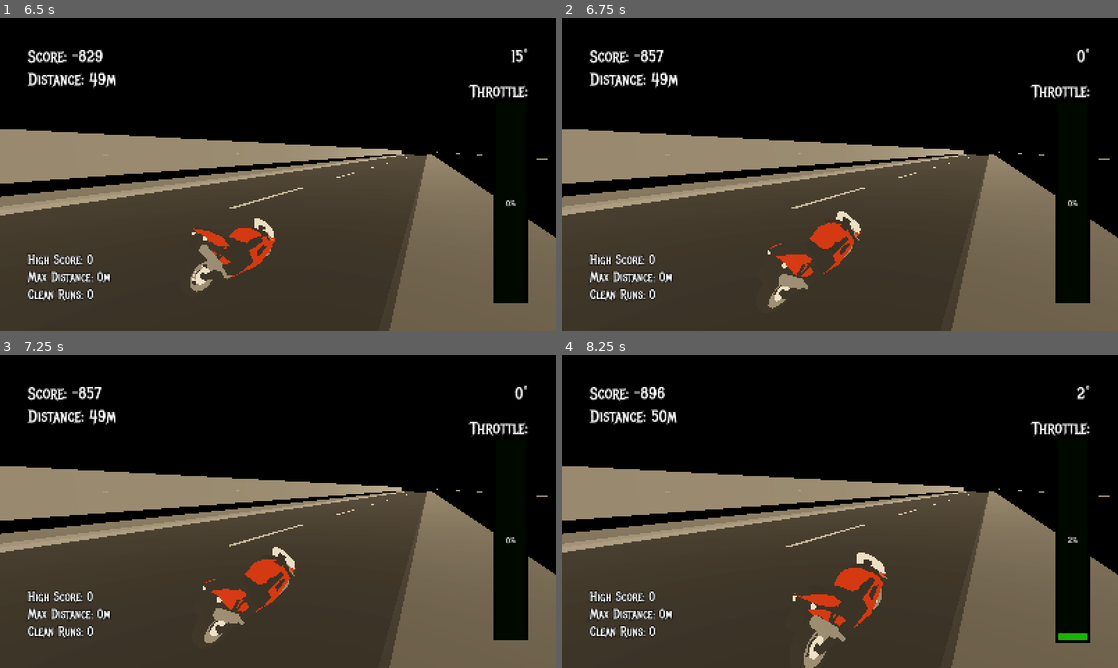
Above: before the commit, frames 1-4 (two rows, left to right).
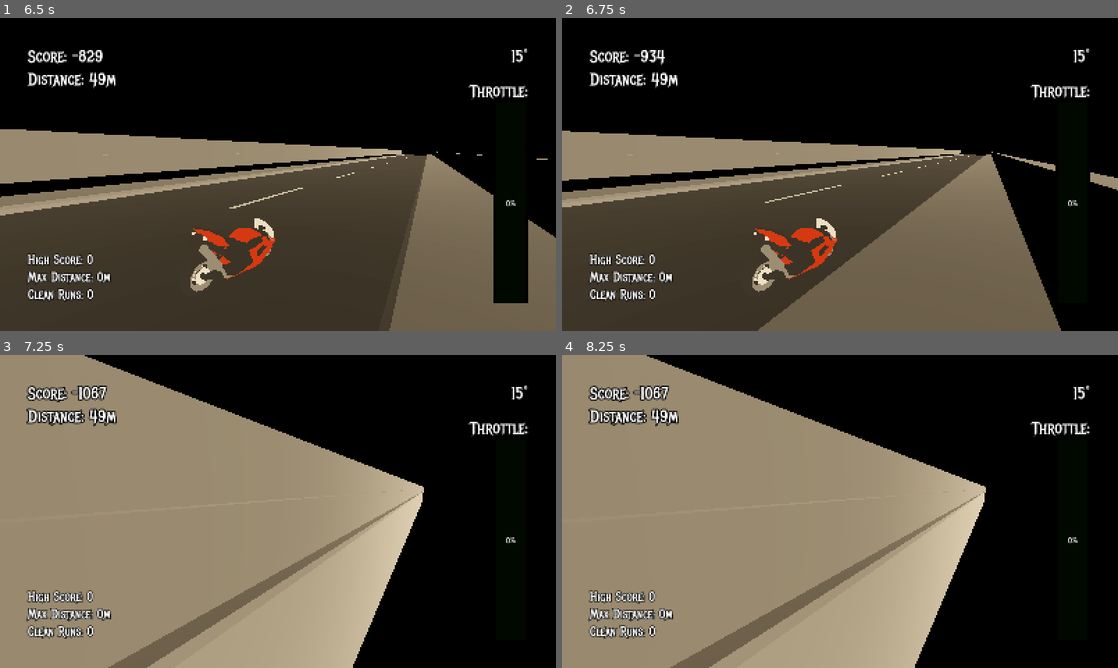
Above: after the commit, the same moments.

Repository: ssebs/DankNooner
Game: Godot game, scene res://scenes/main_game.tscn
Same seed, same stepped clock (60 frames per second), same inputs: the game is played once before the commit and once after it.
Inputs (mouse positions are in pixels of both pictures, inside the frame that each line leads up to):
- Up to frame 1 (6.5 s): click "Play" at 0.5 s; tap Enter at 1.25 s; move the mouse to (305, 174) at 1.27 s; hold W (lean_forward) from 1.28 s (still down); click (305, 174) at 1.42 s; move the mouse to (250, 174) at 2.02 s; move the mouse to (289, 168) at 2.77 s; move the mouse to (272, 180) at 3.52 s; click (272, 180) at 3.67 s; tap Space (brake) at 4.25 s; move the mouse to (316, 177) at 4.27 s; move the mouse to (233, 171) at 5.02 s; move the mouse to (283, 174) at 5.77 s; click (283, 174) at 5.92 s
- Up to frame 2 (6.75 s): move the mouse to (817, 168) at 6.52 s; release W (lean_forward) at 6.53 s; hold D (lean_right) from 6.53 s (still down)
- Up to frame 3 (7.25 s): keep holding D (lean_right)
- Up to frame 4 (8.25 s): move the mouse to (867, 511) at 7.27 s; release D (lean_right) at 7.28 s; hold W (lean_forward) from 7.28 s (still down); move the mouse to (812, 511) at 8.02 s; click (812, 511) at 8.17 s

Frame 1 is identical in both runs. In frame 2, 20% of the frame differs, in the area x 0-100%, y 10-100%; in frame 3, 61%, in the area x 0-100%, y 0-100%; in frame 4, 61%.

Commit message:
move bike out of the way

Diff:
--- a/scenes/motorcycle.gd
+++ b/scenes/motorcycle.gd
@@ -4,7 +4,7 @@
 
 @onready var anim_player: AnimationPlayer = %AnimationPlayer
 @onready var rotate_point: Node3D = %RotatePoint
-@onready var camera: Camera3D = $SpringArm3D/Camera3D
+@onready var camera: Camera3D = %Camera3D
 @onready var audio_player: AudioStreamPlayer = $AudioStreamPlayer
 
 var gravity = 50
@@ -62,9 +62,11 @@
         # todo: check if we're on the edge of the road, if so crash
         match input_info['swerve_dir']:
             "left":
-                anim_player.play("swerve_left")
+                # anim_player.play("swerve_left")
+                self.position.x -= 8 * delta
             "right":
-                anim_player.play("swerve_right")
+                # anim_player.play("swerve_right")
+                self.position.x += 8 * delta
 
     # print("input_angle: %.1f" % [input_info['input_angle']])
     # print("current_angle: %.1f" % [current_x_angle_deg])
--- a/scenes/motorcycle.tscn
+++ b/scenes/motorcycle.tscn
@@ -36,34 +36,10 @@
 tracks/2/type = "value"
 tracks/2/imported = false
 tracks/2/enabled = true
-tracks/2/path = NodePath("CollisionShape3D:position")
+tracks/2/path = NodePath("RotatePoint/SportBike01:position")
 tracks/2/interp = 1
 tracks/2/loop_wrap = true
 tracks/2/keys = {
-"times": PackedFloat32Array(0),
-"transitions": PackedFloat32Array(1),
-"update": 0,
-"values": [Vector3(0, 0.4, 0)]
-}
-tracks/3/type = "value"
-tracks/3/imported = false
-tracks/3/enabled = true
-tracks/3/path = NodePath("CollisionShape3D:rotation")
-tracks/3/interp = 1
-tracks/3/loop_wrap = true
-tracks/3/keys = {
-"times": PackedFloat32Array(0),
-"transitions": PackedFloat32Array(1),
-"update": 0,
-"values": [Vector3(1.5708, 0, 0)]
-}
-tracks/4/type = "value"
-tracks/4/imported = false
-tracks/4/enabled = true
-tracks/4/path = NodePath("RotatePoint/SportBike01:position")
-tracks/4/interp = 1
-tracks/4/loop_wrap = true
-tracks/4/keys = {
 "times": PackedFloat32Array(0),
 "transitions": PackedFloat32Array(1),
 "update": 0,
@@ -144,46 +120,10 @@
 tracks/0/type = "value"
 tracks/0/imported = false
 tracks/0/enabled = true
-tracks/0/path = NodePath("CollisionShape3D:position")
+tracks/0/path = NodePath("RotatePoint:rotation")
 tracks/0/interp = 1
 tracks/0/loop_wrap = true
 tracks/0/keys = {
-"times": PackedFloat32Array(0, 0.5),
-"transitions": PackedFloat32Array(1, 1),
-"update": 0,
-"values": [Vector3(0, 0.4, 0), Vector3(-1, 0.4, 0)]
-}
-tracks/1/type = "value"
-tracks/1/imported = false
-tracks/1/enabled = true
-tracks/1/path = NodePath("CollisionShape3D:rotation")
-tracks/1/interp = 1
-tracks/1/loop_wrap = true
-tracks/1/keys = {
-"times": PackedFloat32Array(0, 0.5),
-"transitions": PackedFloat32Array(1, 1),
-"update": 0,
-"values": [Vector3(1.5708, 0, 0), Vector3(1.5708, 0, 0)]
-}
-tracks/2/type = "value"
-tracks/2/imported = false
-tracks/2/enabled = true
-tracks/2/path = NodePath("RotatePoint:position")
-tracks/2/interp = 1
-tracks/2/loop_wrap = true
-tracks/2/keys = {
-"times": PackedFloat32Array(0, 0.5),
-"transitions": PackedFloat32Array(1, 1),
-"update": 0,
-"values": [Vector3(0, 0, 0.742951), Vector3(-1, 0, 0.743)]
-}
-tracks/3/type = "value"
-tracks/3/imported = false
-tracks/3/enabled = true
-tracks/3/path = NodePath("RotatePoint:rotation")
-tracks/3/interp = 1
-tracks/3/loop_wrap = true
-tracks/3/keys = {
 "times": PackedFloat32Array(0, 0.25, 0.5),
 "transitions": PackedFloat32Array(1, 1, 1),
 "update": 0,
@@ -196,46 +136,10 @@
 tracks/0/type = "value"
 tracks/0/imported = false
 tracks/0/enabled = true
-tracks/0/path = NodePath("CollisionShape3D:position")
+tracks/0/path = NodePath("RotatePoint:rotation")
 tracks/0/interp = 1
 tracks/0/loop_wrap = true
 tracks/0/keys = {
-"times": PackedFloat32Array(0, 0.5),
-"transitions": PackedFloat32Array(1, 1),
-"update": 0,
-"values": [Vector3(0, 0.4, 0), Vector3(1, 0.4, 0)]
-}
-tracks/1/type = "value"
-tracks/1/imported = false
-tracks/1/enabled = true
-tracks/1/path = NodePath("CollisionShape3D:rotation")
-tracks/1/interp = 1
-tracks/1/loop_wrap = true
-tracks/1/keys = {
-"times": PackedFloat32Array(0, 0.5),
-"transitions": PackedFloat32Array(1, 1),
-"update": 0,
-"values": [Vector3(1.5708, 0, 0), Vector3(1.5708, 0, 0)]
-}
-tracks/2/type = "value"
-tracks/2/imported = false
-tracks/2/enabled = true
-tracks/2/path = NodePath("RotatePoint:position")
-tracks/2/interp = 1
-tracks/2/loop_wrap = true
-tracks/2/keys = {
-"times": PackedFloat32Array(0, 0.5),
-"transitions": PackedFloat32Array(1, 1),
-"update": 0,
-"values": [Vector3(0, 0, 0.742951), Vector3(1, 0, 0.743)]
-}
-tracks/3/type = "value"
-tracks/3/imported = false
-tracks/3/enabled = true
-tracks/3/path = NodePath("RotatePoint:rotation")
-tracks/3/interp = 1
-tracks/3/loop_wrap = true
-tracks/3/keys = {
 "times": PackedFloat32Array(0, 0.25, 0.5),
 "transitions": PackedFloat32Array(1, 1, 1),
 "update": 0,
@@ -278,6 +182,7 @@
 transform = Transform3D(0.820192, -0.17965, 0.543149, 0, 0.949415, 0.314026, -0.572089, -0.257561, 0.778702, 1.86308, 1.59916, 1.29101)
 
 [node name="Camera3D" type="Camera3D" parent="SpringArm3D"]
+unique_name_in_owner = true
 transform = Transform3D(0.999761, -0.00243476, 0.021712, 0.00686093, 0.978485, -0.206201, -0.0207431, 0.206299, 0.978269, -0.645652, -0.702775, -0.52637)
 
 [node name="Marker3D" type="Marker3D" parent="."]
Not shown, changed: README.md
